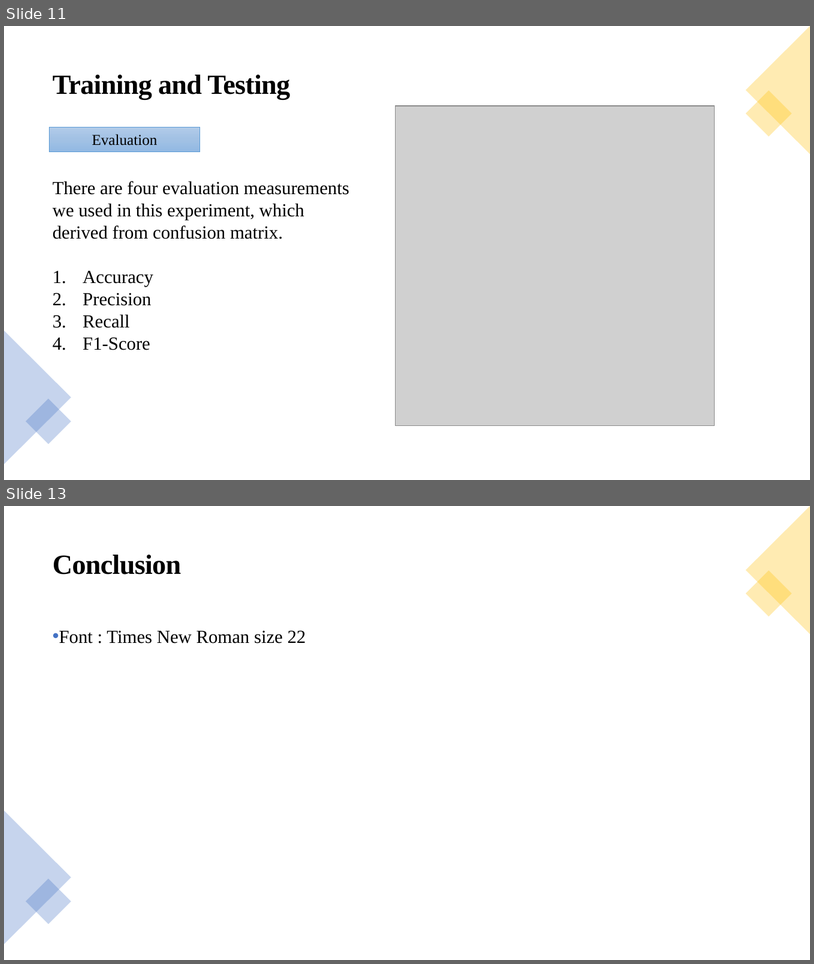
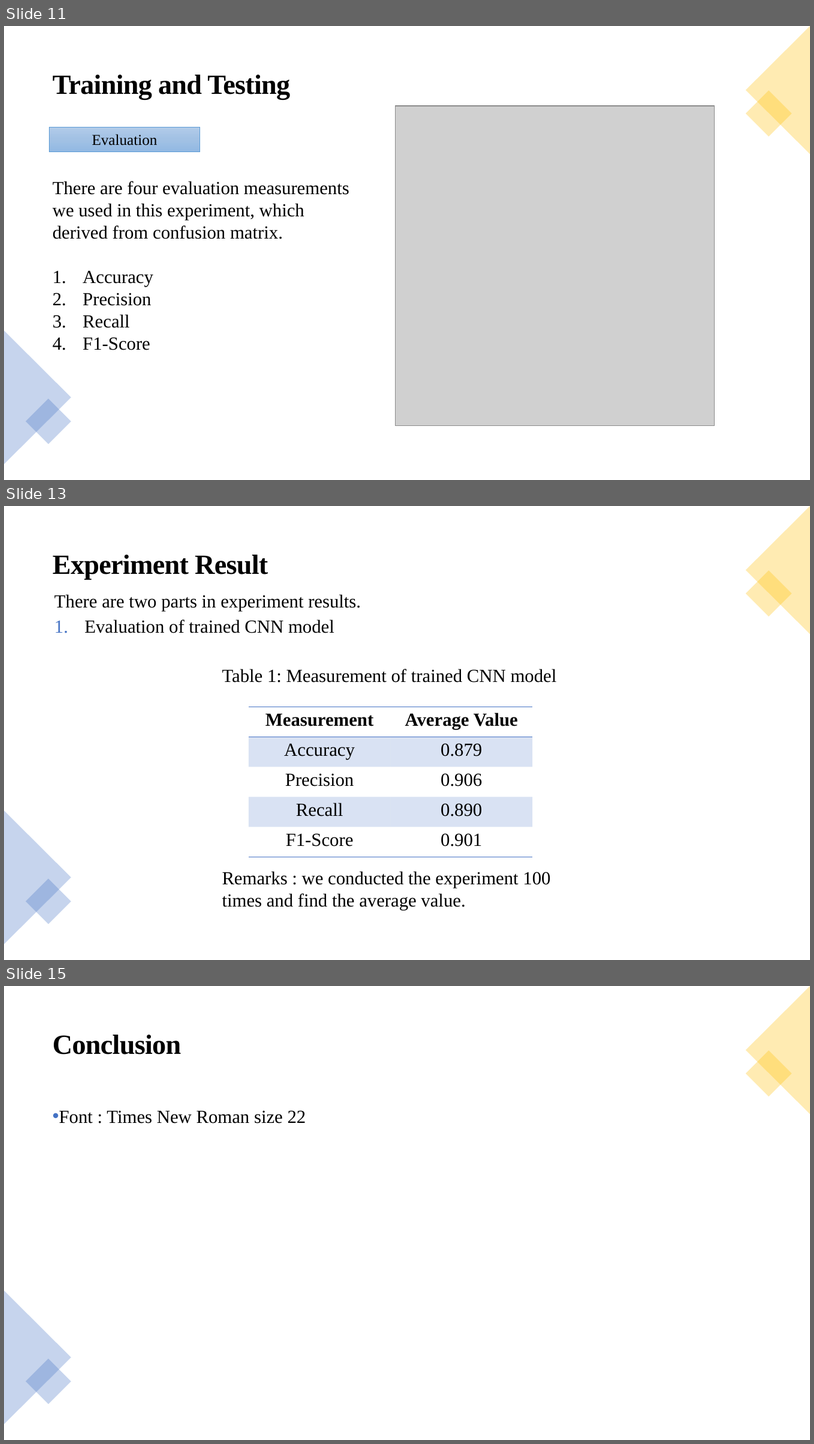
Before and after one commit to paweenp/Classification-of-time-signals-by-CNN-using-STFT, a slide deck: Presentation/Classification-of-time-signals-by-CNN-using-STFT-Paween.pptx. Shown one above the other, each under a label of ours: slides 11 and 13 before the commit, slides 11, 13 and 15 after it; the slides between them are not shown. The pictures are 814x964 and 814x1444 pixels, drawn with LibreOffice and Linux fonts; fonts in the diff are those of the drawing; grey boxes stand for pictures. Boxes give left, top, right and bottom in pixels: in the first picture for what was removed or moved away, otherwise in the second. Text is boxed around its words. In the diff, an @@ line names an element or a change of style, - is before the commit and + after.

```diff
--- a/Presentation/Classification-of-time-signals-by-CNN-using-STFT-Paween.pptx
+++ b/Presentation/Classification-of-time-signals-by-CNN-using-STFT-Paween.pptx
@@ slide 13 added at box(4, 506, 810, 960), background #FFFFFF @@
@@ triangle added at box(746, 506, 810, 634), fill #FFC000 at 30% opacity @@
@@ text added at box(53, 555, 268, 579), 33 pt, text #000000, bold @@
+Experiment Result
@@ rectangle added at box(746, 571, 792, 617), fill #FFC000 at 30% opacity @@
@@ text added at box(54, 594, 361, 633), 22 pt, text #000000 @@
+There are two parts in experiment results.
+1. Evaluation of trained CNN model
@@ text added at box(222, 669, 557, 682), 22 pt, text #000000 @@
+Table 1: Measurement of trained CNN model
@@ table added at box(249, 707, 533, 857), 5 rows, 2 columns @@
+Measurement | Average Value
+Accuracy | 0.879
+Precision | 0.906
+Recall | 0.890
+F1-Score | 0.901
@@ triangle added at box(4, 810, 71, 944), fill #4472C4 at 30% opacity @@
@@ rectangle added at box(26, 878, 71, 924), fill #4472C4 at 30% opacity @@
@@ text added at box(222, 871, 551, 910), 22 pt, text #000000 @@
+Remarks : we conducted the experiment 100 times and find the average value.
@@ what was slide 13 is now slide 15 @@
```
Also in this commit, not shown: 1 slide changed, 2 other slides added, 1 slide removed.
